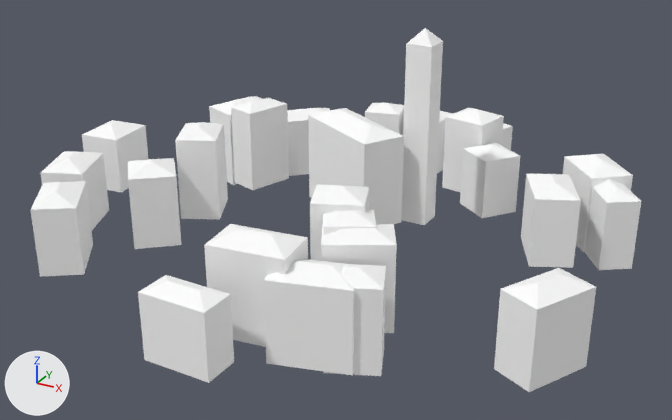
Renders of the glTF model games/yorimichi/assets/belmonte/meshes/SM_BM_BVV_Village_7.glb from each side of a commit.
Before and after are seen from a 50 mm camera at (117.7, -221.4, 100.2) aimed at (0.4, -8.2, -6.4). The axes (+X, +Y, +Z) are drawn at lower left. The lights are the same throughout. The first picture is the older version. Vertices at exactly the same position are counted once.

Names of what the first picture shows: 'SM_BM_BVV_Village_7'.
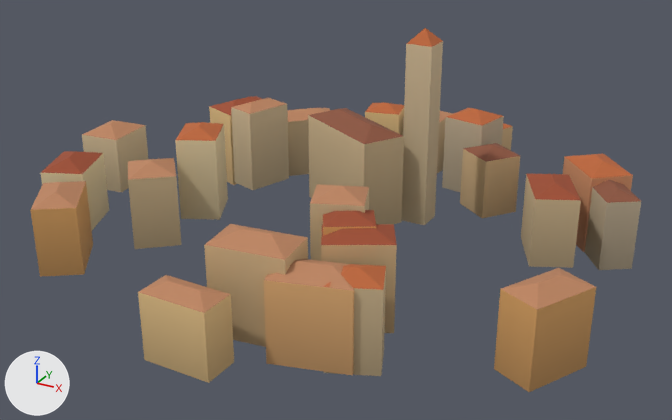
What differs and where, as boxes [x1, y1, x2, y2] in the pictures (672 x 420 px):
part 1 of me_sm_bvv_village_7, recoloured: [31, 28, 633, 313] in both
part 2 of me_sm_bvv_village_7, recoloured (white to beige): [30, 41, 641, 392] in both
part 3 of me_sm_bvv_village_7, recoloured: [41, 96, 641, 245] in both

Edits to the bpy script that builds the scene:
```text
Change me_sm_bvv_village_7:
    where me_sm_bvv_village_7.from_pydata(...)  # 258 vertices, 360 faces; spans x -87.0..79.0, y -83.0..78.0, z -24.0..45.0
    used by ob_sm_bm_bvv_village_7; location = (0.0, 0.0, 0.0)
    me_sm_bvv_village_7 part 1: 112 faces centred in x -84.0..73.0, y -81.0..73.0, z -14.0..42.0 are repainted in the vertex colours; the middle colour goes from white #ffffff to orange #bd8561
    me_sm_bvv_village_7 part 2: 200 faces centred in x -86.0..76.0, y -82.0..76.0, z -17.0..23.0 are repainted in the vertex colours; the middle colour goes from white #ffffff to beige #c3a87e
    me_sm_bvv_village_7 part 3: 48 faces centred in x -76.0..72.0, y -46.0..39.0, z -1.0..18.0 are repainted in the vertex colours; the middle colour goes from white #ffffff to brown #9e4d30
```
